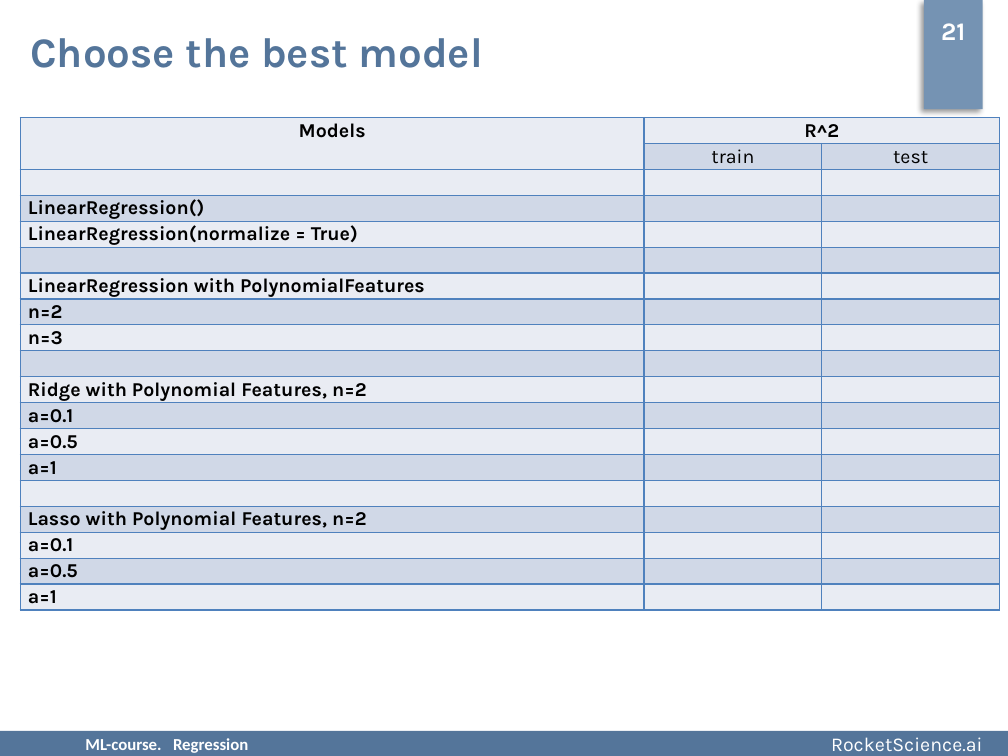
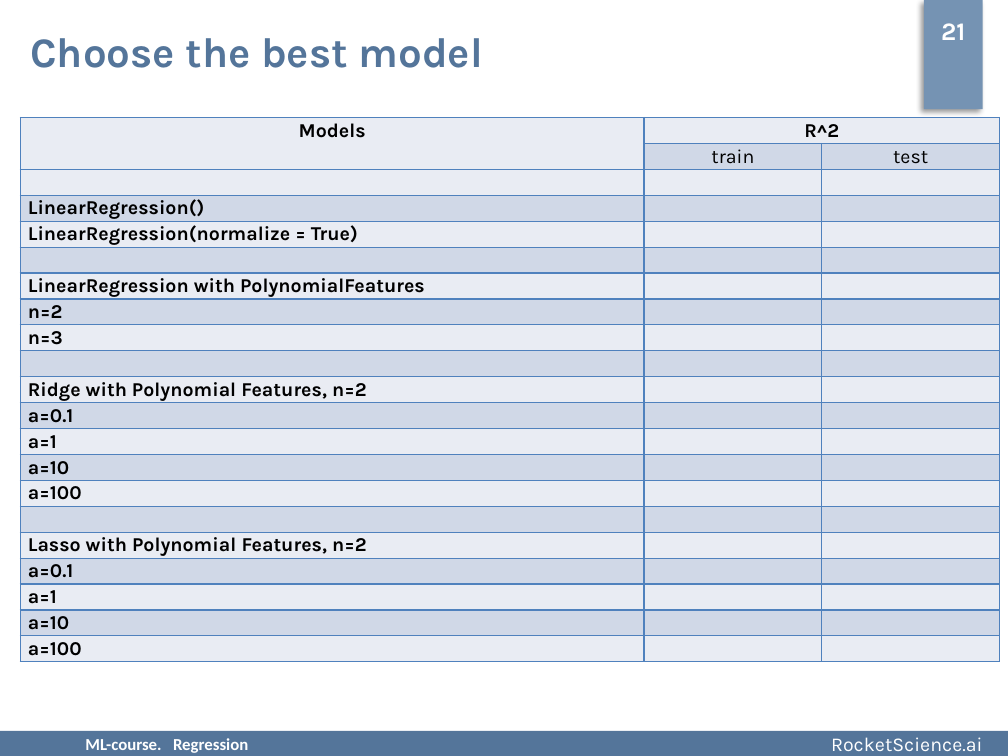
Before and after one commit to rjaffk/tensorby, a slide deck: slide 21 of lecture_regression/presentation/lecture_regression.pptx. Drawn at 1008x756 pixels with LibreOffice and Linux fonts; fonts in the diff are those of the drawing; background and template pictures are left out. Boxes give left, top, right and bottom in pixels: in the first picture for what was removed or moved away, otherwise in the second. Text is boxed around its words. In the diff, an @@ line names an element or a change of style, - is before the commit and + after.

```diff
--- a/lecture_regression/presentation/lecture_regression.pptx
+++ b/lecture_regression/presentation/lecture_regression.pptx
@@ table at bbox=[20, 118, 999, 662] @@
-row 13: a=0.5 |  | 
+row 14: a=10 |  | 
+row 15: a=100 |  | 
-row 18: a=0.5 |  | 
+row 20: a=10 |  | 
+row 21: a=100 |  | 
```
Also in this commit, not shown: 1 other file.
